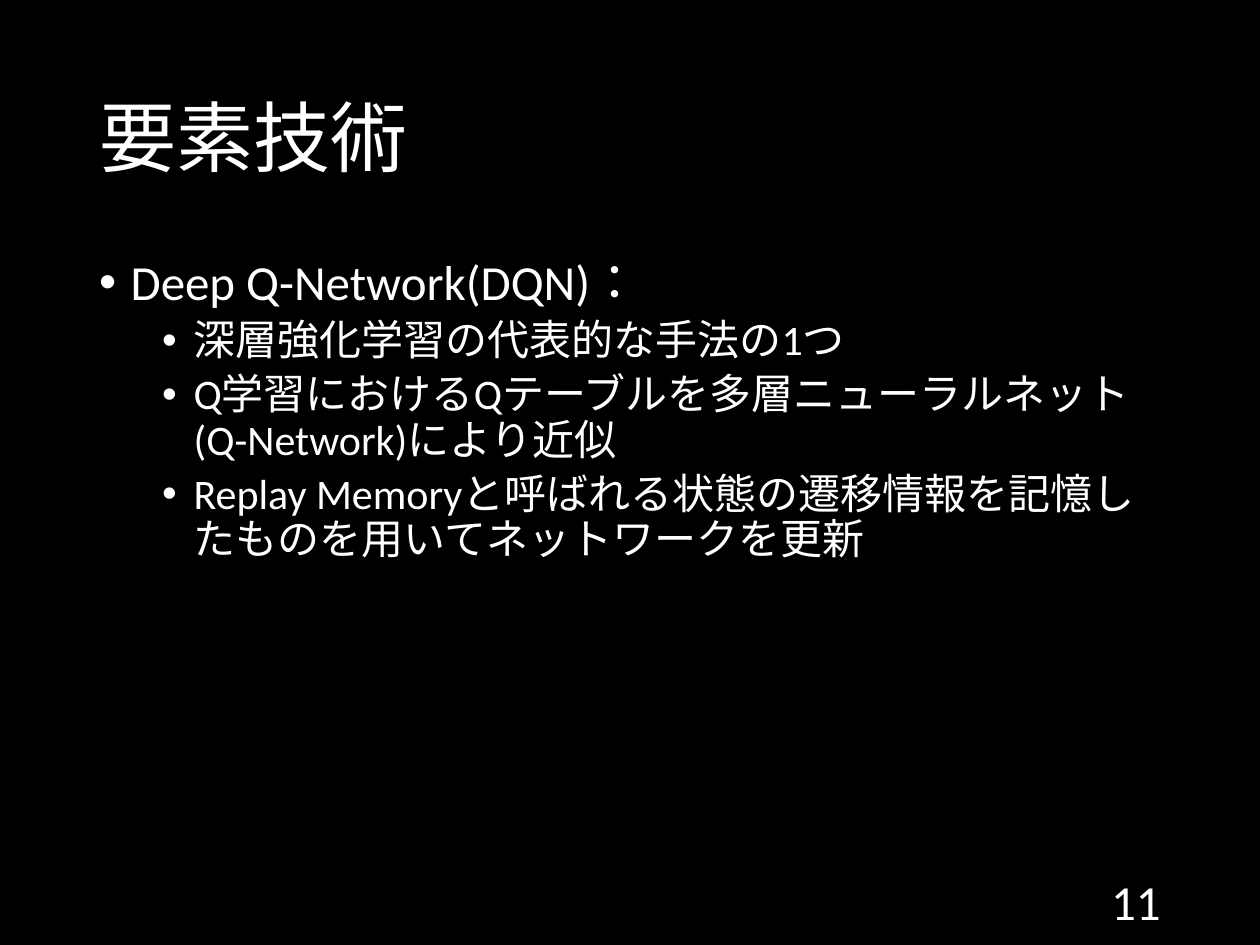
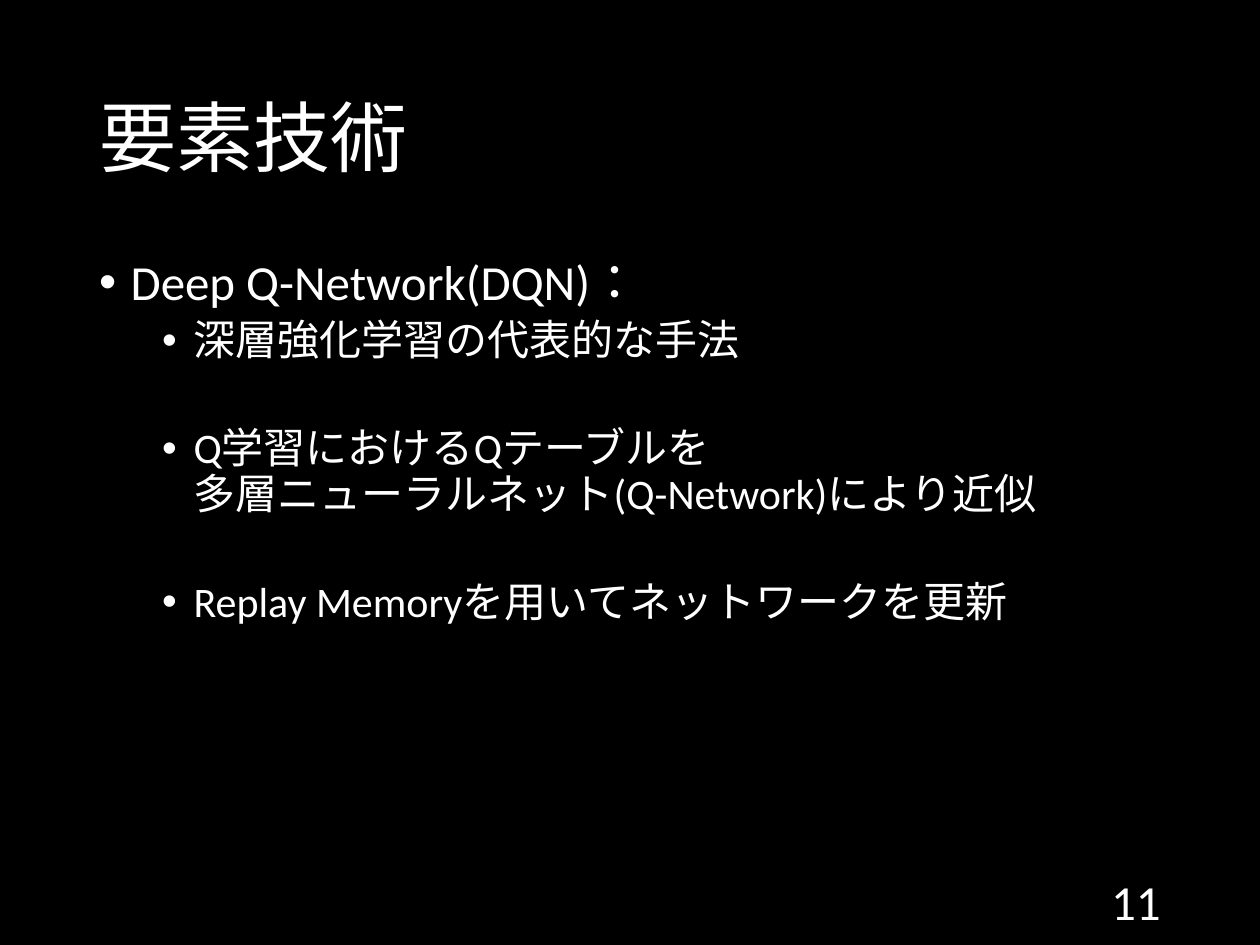
Before and after one commit to 1g-hub/ozeki, a slide deck: slide 11 of B3/情報工学実験II_発表資料.pptx. Drawn at 1260x945 pixels with LibreOffice and Linux fonts; fonts in the diff are those of the drawing. Boxes give left, top, right and bottom in pixels: in the first picture for what was removed or moved away, otherwise in the second. Text is boxed around its words. In the diff, an @@ line names an element or a change of style, - is before the commit and + after.

```diff
--- a/B3/情報工学実験II_発表資料.pptx
+++ b/B3/情報工学実験II_発表資料.pptx
@@ text at [194, 319, 1037, 624]: text changed @@
-  • 深層強化学習の代表的な手法の1つ
-  • Q学習におけるQテーブルを多層ニューラルネット(Q-Network)により近似
-  • Replay Memoryと呼ばれる状態の遷移情報を記憶したものを用いてネットワークを更新
+  • 深層強化学習の代表的な手法
+  • Q学習におけるQテーブルを
+    多層ニューラルネット(Q-Network)により近似
+  • Replay Memoryを用いてネットワークを更新
```
Also in this commit, not shown: 11 other slides changed.
